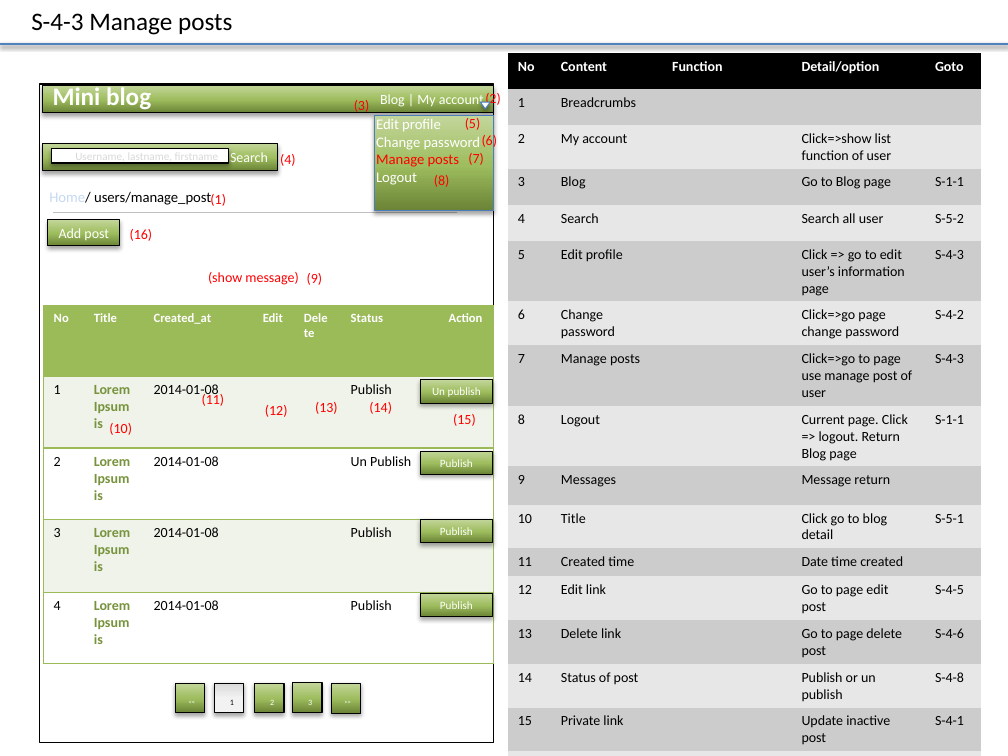
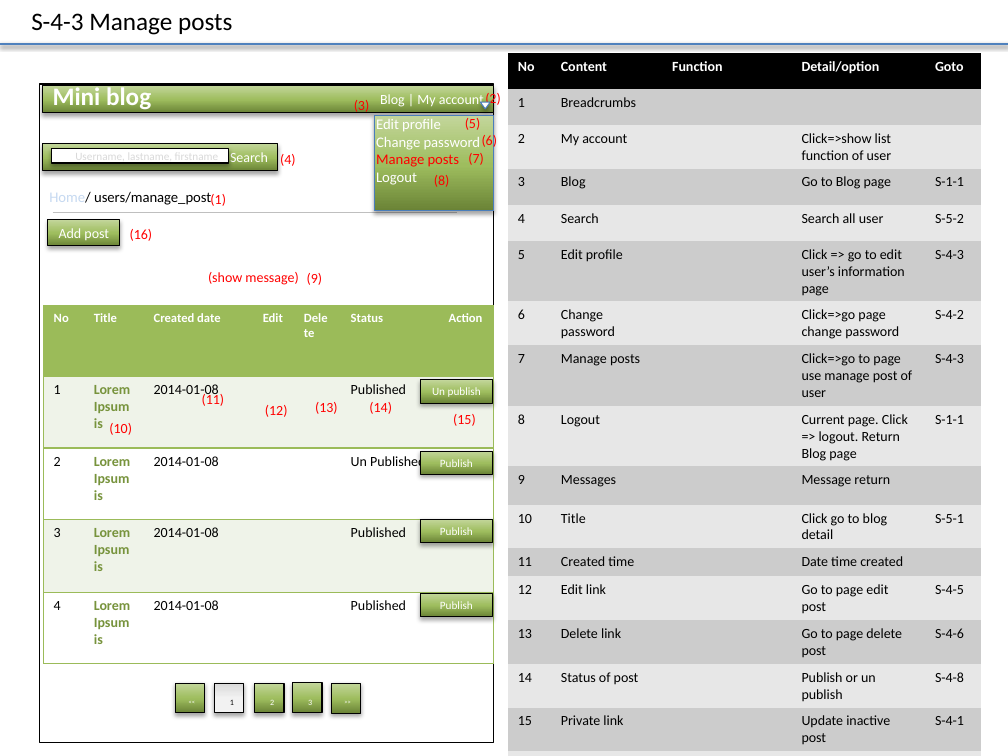
Before and after one commit to Mulodo-PHP-Training/miniblog-lam.vy, a slide deck: slide 12 of doc/frontend/wireframe/TRN-MiniBlog_WireframeDesign_LAMVY.pptx. Drawn at 1008x756 pixels with LibreOffice and Linux fonts; fonts in the diff are those of the drawing; background and template pictures are left out. Boxes give left, top, right and bottom in pixels: in the first picture for what was removed or moved away, otherwise in the second. Text is boxed around its words. In the diff, an @@ line names an element or a change of style, - is before the commit and + after.

Commit message:
Fix created date in manage post page

```diff
--- a/doc/frontend/wireframe/TRN-MiniBlog_WireframeDesign_LAMVY.pptx
+++ b/doc/frontend/wireframe/TRN-MiniBlog_WireframeDesign_LAMVY.pptx
@@ table at bbox=[43, 305, 493, 664] @@
-row 1, column 3: Created_at
+row 1, column 3: Created date
-row 2, column 6: Publish
+row 2, column 6: Published
-row 3, column 6: Un Publish
+row 3, column 6: Un Published
-row 4, column 6: Publish
+row 4, column 6: Published
-row 5, column 6: Publish
+row 5, column 6: Published
```
Also in this commit, not shown: 1 other slide changed.
